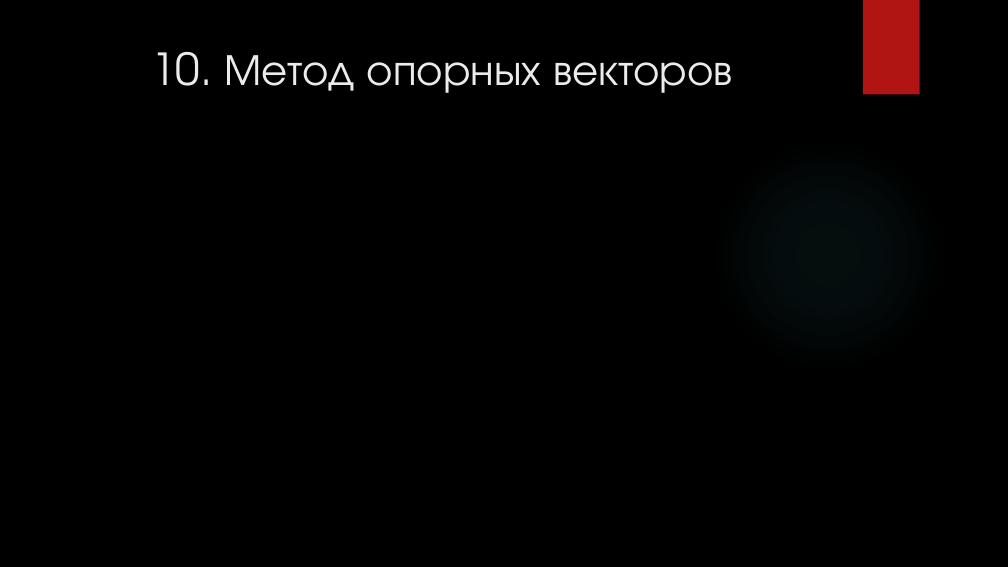
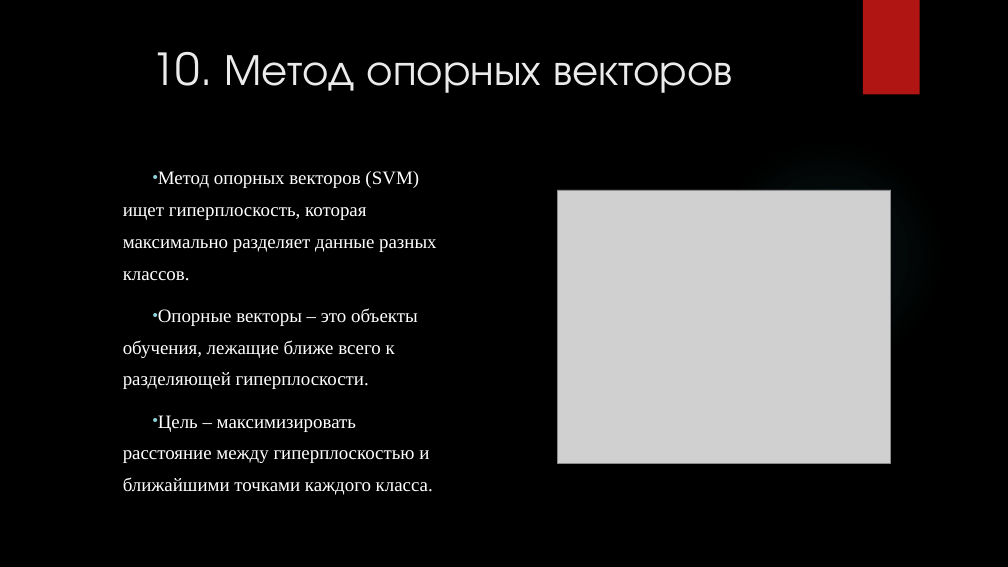
Before and after one commit to FedNirvanous451/R, a slide deck: slide 9 of курсовая работа/kursach.pptx. Drawn at 1008x567 pixels with LibreOffice and Linux fonts; fonts in the diff are those of the drawing; grey boxes stand for pictures; background and template pictures are left out. Boxes give left, top, right and bottom in pixels: in the first picture for what was removed or moved away, otherwise in the second. Text is boxed around its words. In the diff, an @@ line names an element or a change of style, - is before the commit and + after.

```diff
--- a/курсовая работа/kursach.pptx
+++ b/курсовая работа/kursach.pptx
@@ text added at (123, 171, 437, 495), 18 pt, text #FFFFFF @@
+• Метод опорных векторов (SVM) ищет гиперплоскость, которая максимально разделяет данные разных классов.
+• Опорные векторы – это объекты обучения, лежащие ближе всего к разделяющей гиперплоскости.
+• Цель – максимизировать расстояние между гиперплоскостью и ближайшими точками каждого класса.
@@ picture added at (558, 190, 892, 464) @@
```
Also in this commit, not shown: 8 other slides changed, 13 other files.
